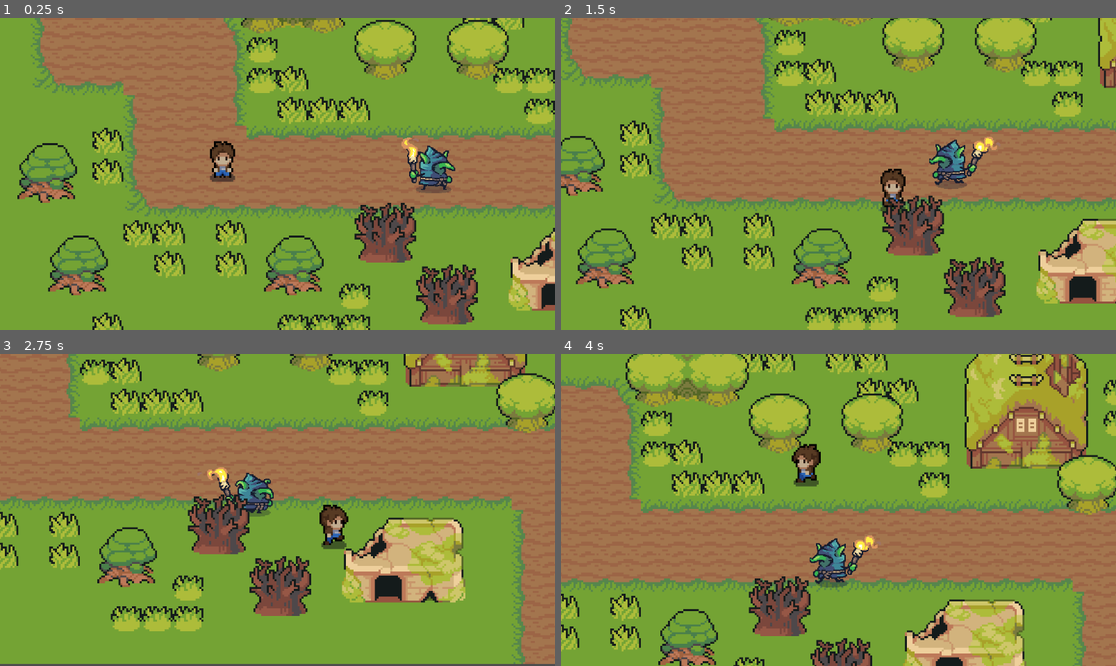
Above: before the commit, frames 1-4 (two rows, left to right).
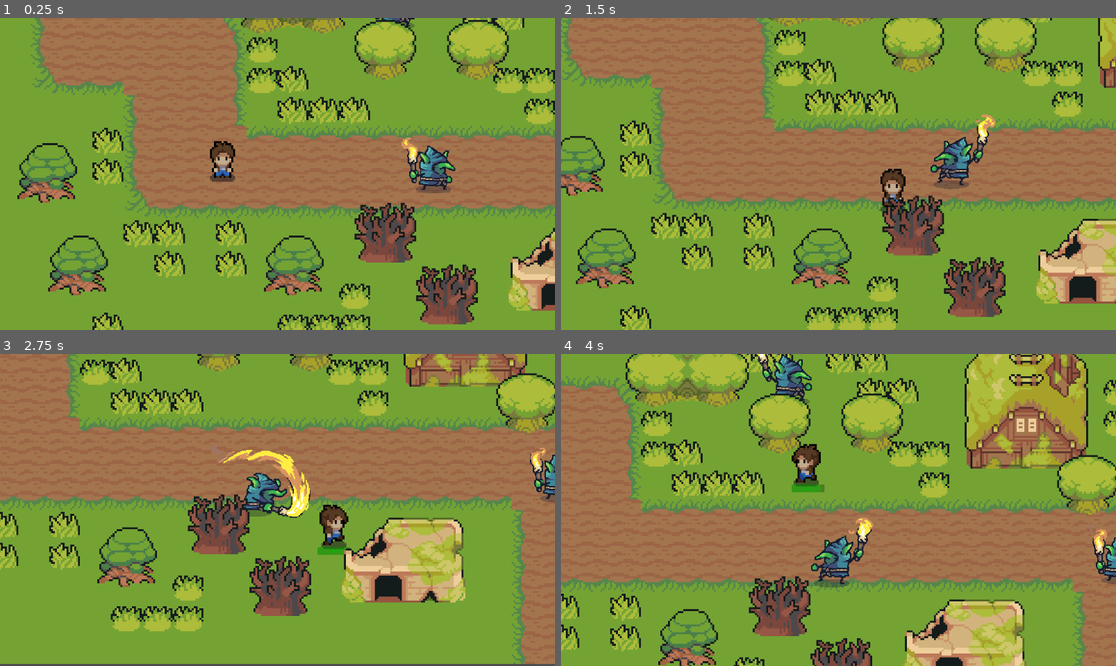
Above: after the commit, the same moments.

Repository: mtzamanpk/MysticRealms
Game: Godot game, scene res://scenes/world.tscn
Same seed, same stepped clock (60 frames per second), same inputs: the game is played once before the commit and once after it.
Inputs (mouse positions are in pixels of both pictures, inside the frame that each line leads up to):
- Up to frame 1 (0.25 s): no input
- Up to frame 2 (1.5 s): move the mouse to (960, 158) at 0.52 s; hold Right (ui_right) 0.53-1.28 s; click (960, 158) at 0.6 s; move the mouse to (727, 189) at 1.27 s; hold Down (ui_down) from 1.28 s (still down); click (727, 189) at 1.35 s
- Up to frame 3 (2.75 s): move the mouse to (333, 441) at 2.02 s; release Down (ui_down) at 2.03 s; hold Right (ui_right) from 2.03 s (still down); click (333, 441) at 2.1 s
- Up to frame 4 (4 s): move the mouse to (810, 572) at 2.77 s; release Right (ui_right) at 2.78 s; hold Up (ui_up) 2.78-3.53 s; click (810, 572) at 2.85 s; move the mouse to (1005, 556) at 3.52 s; hold Left (ui_left) from 3.53 s (still down); click (1005, 556) at 3.6 s

The runs differ from the first frame. In frame 1, less than 0.1% of the frame differs, in the area x 67-75%, y 0-4%; in frame 2, 1.1%; in frame 3, 2.5%; in frame 4, 2.6%, in the area x 35-100%, y 0-75%.

Commit message:
added health bars

Diff:
--- a/Game/scenes/enemy.tscn
+++ b/Game/scenes/enemy.tscn
@@ -150,7 +150,7 @@
 }],
 "loop": true,
 "name": &"backAttack",
-"speed": 5.0
+"speed": 7.0
 }, {
 "frames": [{
 "duration": 1.0,
@@ -173,7 +173,7 @@
 }],
 "loop": true,
 "name": &"frontAttack",
-"speed": 5.0
+"speed": 7.0
 }, {
 "frames": [{
 "duration": 1.0,
@@ -222,7 +222,7 @@
 }],
 "loop": true,
 "name": &"sideAttack",
-"speed": 5.0
+"speed": 6.0
 }, {
 "frames": [{
 "duration": 1.0,
@@ -265,8 +265,8 @@
 position = Vector2(0, -9.53674e-07)
 scale = Vector2(0.375, 0.354167)
 sprite_frames = SubResource("SpriteFrames_mx1kc")
-animation = &"frontAttack"
-frame_progress = 0.921839
+animation = &"sideAttack"
+frame_progress = 0.194883
 
 [node name="detectionArea" type="Area2D" parent="."]
 collision_layer = 2
@@ -287,6 +287,14 @@
 
 [node name="recieveDamageCooldown" type="Timer" parent="."]
 wait_time = 0.75
+
+[node name="Healthbar" type="ProgressBar" parent="."]
+modulate = Color(0, 0.788235, 0, 1)
+offset_left = -9.0
+offset_top = 13.0
+offset_right = 171.0
+offset_bottom = 53.0
+scale = Vector2(0.1, 0.1)
 
 [connection signal="body_entered" from="detectionArea" to="." method="_on_detection_area_body_entered"]
 [connection signal="body_exited" from="detectionArea" to="." method="_on_detection_area_body_exited"]
--- a/Game/scenes/player.tscn
+++ b/Game/scenes/player.tscn
@@ -453,7 +453,21 @@
 drag_horizontal_enabled = true
 drag_vertical_enabled = true
 
+[node name="Healthbar" type="ProgressBar" parent="."]
+modulate = Color(0, 0.788235, 0, 1)
+offset_left = -8.0
+offset_top = 3.0
+offset_right = 162.0
+offset_bottom = 43.0
+scale = Vector2(0.1, 0.1)
+max_value = 200.0
+
+[node name="regenerationTimer" type="Timer" parent="."]
+wait_time = 4.0
+autostart = true
+
 [connection signal="body_entered" from="playerHitbox" to="." method="_on_player_hitbox_body_entered"]
 [connection signal="body_exited" from="playerHitbox" to="." method="_on_player_hitbox_body_exited"]
 [connection signal="timeout" from="attackCooldown" to="." method="_on_attack_cooldown_timeout"]
 [connection signal="timeout" from="attackTimer" to="." method="_on_attack_timer_timeout"]
+[connection signal="timeout" from="regenerationTimer" to="." method="_on_regeneration_timer_timeout"]
--- a/Game/scenes/world.tscn
+++ b/Game/scenes/world.tscn
@@ -2899,7 +2899,7 @@
 sources/15 = SubResource("TileSetAtlasSource_xb4x6")
 
 [sub_resource type="RectangleShape2D" id="RectangleShape2D_pb5j1"]
-size = Vector2(56, 28)
+size = Vector2(56, 25)
 
 [node name="world" type="Node2D"]
 y_sort_enabled = true
@@ -2937,13 +2937,19 @@
 
 [node name="CollisionPolygon2D" type="CollisionPolygon2D" parent="collisions"]
 position = Vector2(-149, -56)
-polygon = PackedVector2Array(-104, -40, -80, -40, -80, -64, -24, -64, -24, -40, 384, -40, 384, 184, 296, 184, 296, 208, 256, 208, 256, 184, -104, 184, -104, -37, -168, -37, -168, 232, 416, 232, 416, -96, -104, -96)
+polygon = PackedVector2Array(-104, -40, -80, -40, -80, -64, -24, -64, -24, -40, 381, -39, 380, 182, 296, 184, 296, 208, 256, 208, 256, 184, -102, 180, -101, -37, -168, -37, -168, 232, 416, 232, 416, -96, -104, -96)
 
 [node name="desertTransitionPoint" type="Area2D" parent="."]
 
 [node name="CollisionShape2D" type="CollisionShape2D" parent="desertTransitionPoint"]
-position = Vector2(-201, -107)
+position = Vector2(-201, -108.5)
 shape = SubResource("RectangleShape2D_pb5j1")
+
+[node name="enemy2" parent="." instance=ExtResource("7_7q6qi")]
+position = Vector2(126, 29)
+
+[node name="enemy3" parent="." instance=ExtResource("7_7q6qi")]
+position = Vector2(-44, -65)
 
 [connection signal="body_entered" from="desertTransitionPoint" to="." method="_on_desert_transition_point_body_entered"]
 [connection signal="body_exited" from="desertTransitionPoint" to="." method="_on_desert_transition_point_body_exited"]
--- a/Game/scripts/enemy.gd
+++ b/Game/scripts/enemy.gd
@@ -10,11 +10,14 @@
 
 func _physics_process(delta):
 	takingDamage()
+	updateHealth()
+
 
 	if playerChase:
 		position += (player.position - position).normalized()*speed*delta
 		move_and_collide(Vector2(0,0))
-		$AnimatedSprite2D.play("walk")
+		$AnimatedSprite2D.play("sideAttack")
+
 
 		if(player.position.x - position.x) < 0:
 			$AnimatedSprite2D.flip_h = true
@@ -50,6 +53,7 @@
 	if playerInAttackRange and global.playerCurrentAttack == true:
 		if canTakeDamage == true:
 			health = health - 20
+			$AnimatedSprite2D.play("sideAttack")
 			$recieveDamageCooldown.start()
 			canTakeDamage = false
 			print("goblin health:", health)
@@ -59,3 +63,12 @@
 
 func _on_recieve_damage_cooldown_timeout():
 	canTakeDamage = true
+
+func updateHealth():
+	var healthBar = $Healthbar
+	healthBar.value = health
+
+	if health >= 100:
+		healthBar.visible = false
+	else:
+		healthBar.visible = true
--- a/Game/scripts/player.gd
+++ b/Game/scripts/player.gd
@@ -16,6 +16,7 @@
 	player_movement(delta)
 	enemyAttack()
 	attack()
+	updateHealth()
 
 	if health <= 0:
 		playerAlive = false #add end screen/respawn/menu
@@ -139,3 +140,21 @@
 	elif global.currentScene == "desert":
 		$worldCamera2D.enabled = false
 		$desertCamera2D.enabled = true
+
+func updateHealth():
+	var healthBar = $Healthbar
+	healthBar.value = health
+
+	if health >= 200:
+		healthBar.visible = false
+	else:
+		healthBar.visible = true
+
+
+func _on_regeneration_timer_timeout():
+	if health < 200:
+		health = health + 15
+		if health > 200:
+			health = 200
+	if health <= 0:
+		health = 0
